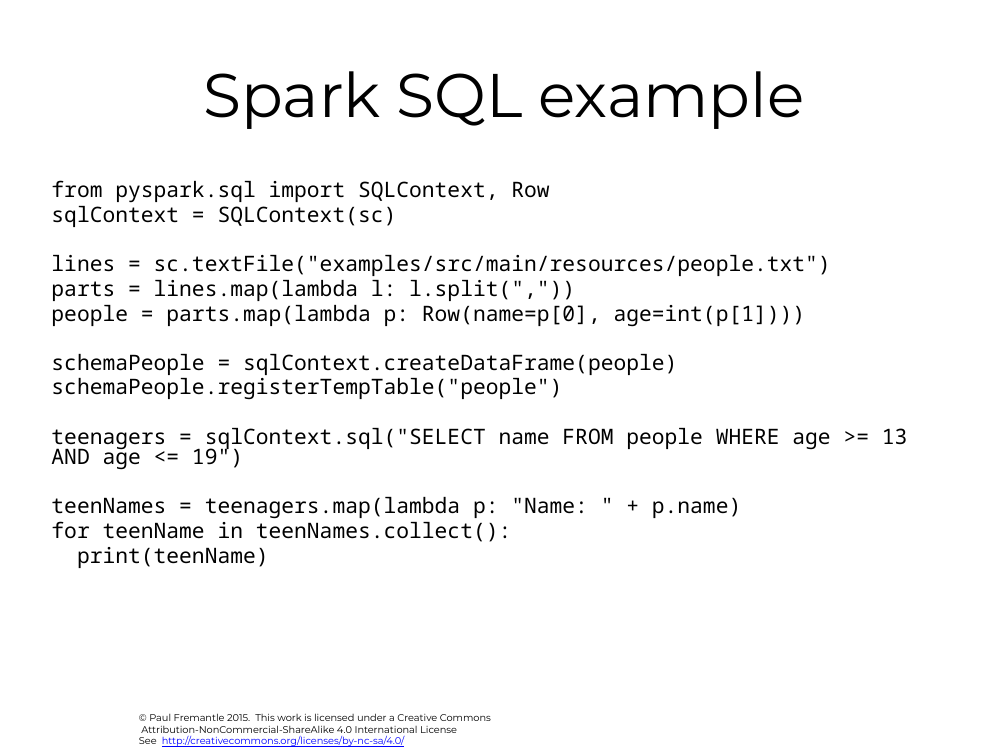
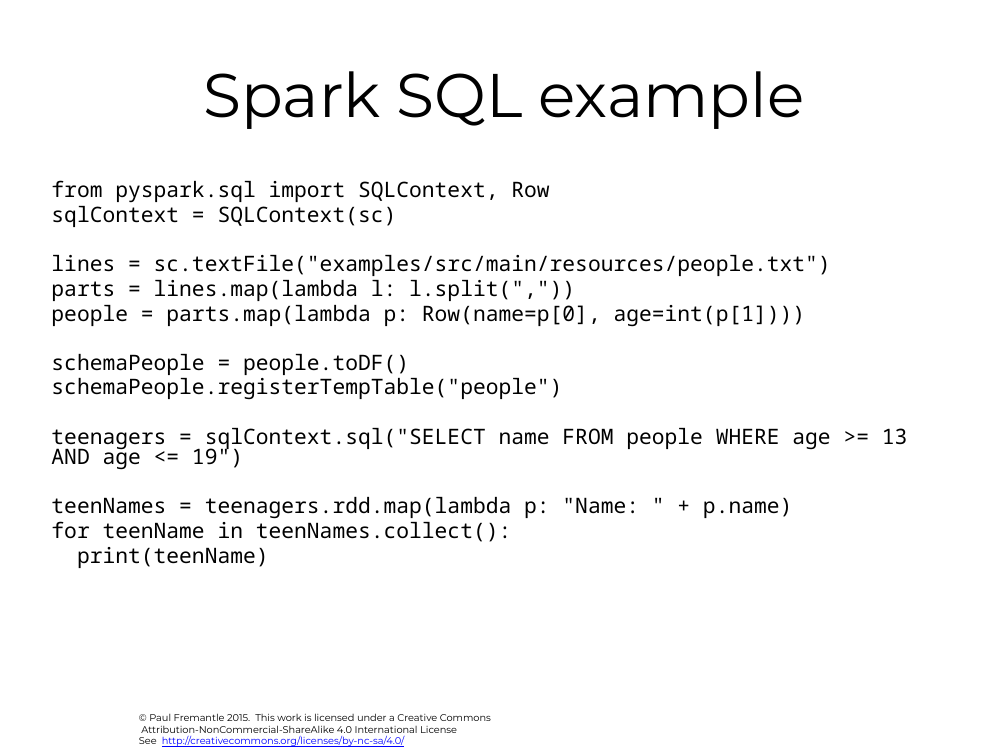
Before and after one commit to pzfreo/ox-clo, a slide deck: slide 35 of pres-source/07-spark-and-adjuncts.pptx. Drawn at 1008x756 pixels with LibreOffice and Linux fonts; fonts in the diff are those of the drawing; background and template pictures are left out. Boxes give left, top, right and bottom in pixels: in the first picture for what was removed or moved away, otherwise in the second. Text is boxed around its words. In the diff, an @@ line names an element or a change of style, - is before the commit and + after.

```diff
--- a/pres-source/07-spark-and-adjuncts.pptx
+++ b/pres-source/07-spark-and-adjuncts.pptx
@@ text at box(51, 354, 409, 375): text changed @@
-schemaPeople = sqlContext.createDataFrame(people)
+schemaPeople = people.toDF()
@@ text at box(51, 497, 792, 519): text changed @@
-teenNames = teenagers.map(lambda p: "Name: " + p.name)
+teenNames = teenagers.rdd.map(lambda p: "Name: " + p.name)
```
Also in this commit, not shown: 56 other files.
